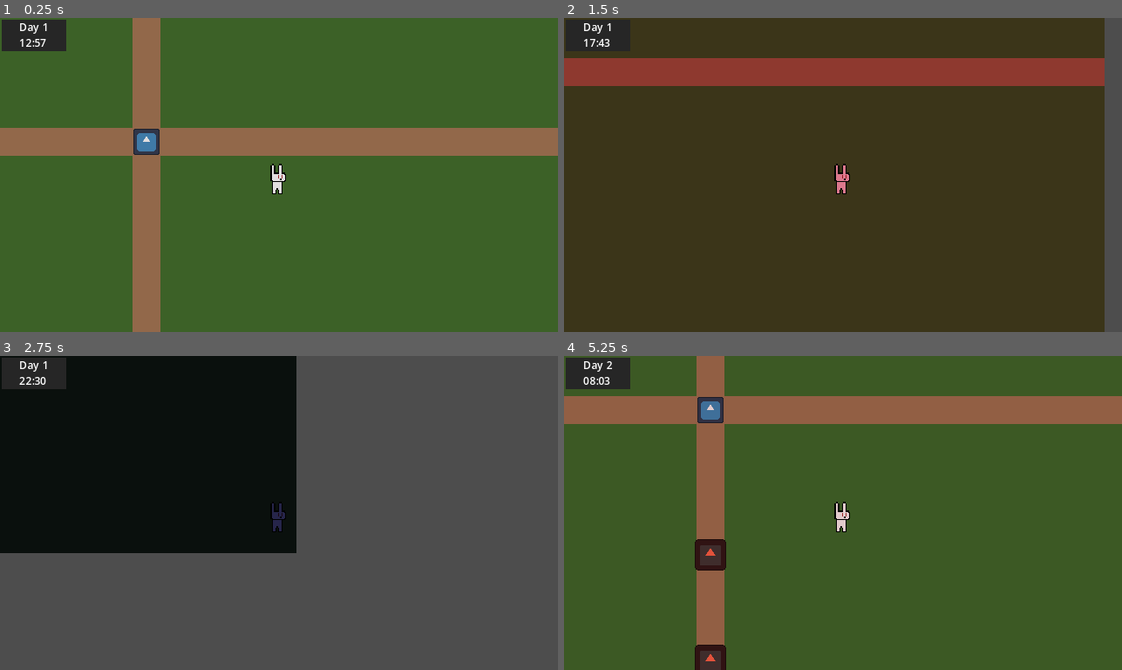
Above: before the commit, frames 1-4 (two rows, left to right).
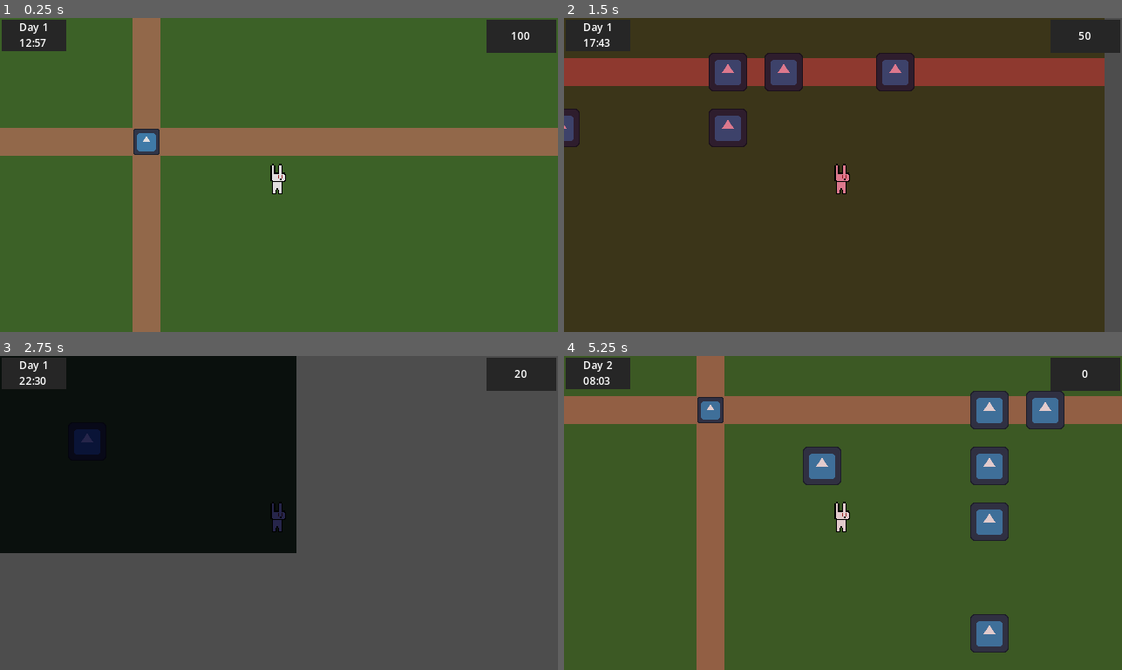
Above: after the commit, the same moments.

Repository: hschuelter/beginners-jam-summer-2024
Game: Godot game, scene res://scenes/world.tscn
Two runs of this game, one before a commit and one after it. Both use one fixed random seed, a clock stepped at 60 frames per second and the inputs below. The engine's default icon, where the game draws it, is replaced by a stand-in: a white triangle on a blue panel in a dark square.
Inputs (mouse positions are in pixels of both pictures, inside the frame that each line leads up to):
- Up to frame 1 (0.25 s): no input
- Up to frame 2 (1.5 s): tap Enter (ui_accept) at 0.5, 0.6, 0.77, 1.07, 1.35 s; move the mouse to (965, 159) at 0.52 s; hold Right (ui_right) 0.53-1.28 s; move the mouse to (731, 190) at 1.27 s; hold Down (ui_down) from 1.28 s (still down)
- Up to frame 3 (2.75 s): tap Enter (ui_accept) at 1.52, 1.82, 2.1 s; move the mouse to (334, 443) at 2.02 s; release Down (ui_down) at 2.03 s; hold Right (ui_right) from 2.03 s (still down)
- Up to frame 4 (5.25 s): move the mouse to (815, 575) at 2.77 s; release Right (ui_right) at 2.78 s; hold Up (ui_up) 2.78-3.53 s; tap Enter (ui_accept) at 2.85, 3.02, 3.32, 3.6, 3.77, 4.07, 4.35, 4.52, 4.82, 5.1 s; move the mouse to (1010, 560) at 3.52 s; hold Left (ui_left) 3.53-5.03 s; move the mouse to (675, 465) at 4.27 s; move the mouse to (870, 513) at 5.02 s; hold Down (ui_down) from 5.03 s (still down)

The runs differ from the first frame. In frame 1, 1.3% of the frame differs, in the area x 87-100%, y 0-12%; in frame 2, 2.9%; in frame 3, 1.7%; in frame 4, 7.3%, in the area x 23-100%, y 0-100%.

Commit message:
added towers, bullets, damage, health

Diff:
--- a/project.godot
+++ b/project.godot
@@ -19,6 +19,7 @@
 
 BeehaveGlobalMetrics="*res://addons/beehave/metrics/beehave_global_metrics.gd"
 BeehaveGlobalDebugger="*res://addons/beehave/debug/global_debugger.gd"
+DamageNumbers="*res://scripts/singletons/damage_numbers.gd"
 
 [display]
 
--- /dev/null
+++ b/scenes/bullet.tscn
@@ -0,0 +1,18 @@
+[gd_scene load_steps=4 format=3 uid="uid://b7nhg6os42of0"]
+
+[ext_resource type="Texture2D" uid="uid://dkddkwwjwo7y4" path="res://icon.svg" id="1_0ekx2"]
+[ext_resource type="Script" path="res://scripts/bullet.gd" id="1_sr3le"]
+
+[sub_resource type="CircleShape2D" id="CircleShape2D_t674w"]
+radius = 4.0
+
+[node name="Bullet" type="Area2D" groups=["bullet"]]
+script = ExtResource("1_sr3le")
+
+[node name="Sprite2D" type="Sprite2D" parent="."]
+modulate = Color(0, 0, 0, 1)
+scale = Vector2(0.046875, 0.046875)
+texture = ExtResource("1_0ekx2")
+
+[node name="CollisionShape2D" type="CollisionShape2D" parent="."]
+shape = SubResource("CircleShape2D_t674w")
--- a/scenes/enemies/enemy.tscn
+++ b/scenes/enemies/enemy.tscn
@@ -1,12 +1,14 @@
-[gd_scene load_steps=4 format=3 uid="uid://b4mcce87xr4du"]
+[gd_scene load_steps=5 format=3 uid="uid://b4mcce87xr4du"]
 
 [ext_resource type="Script" path="res://scripts/enemies/enemy.gd" id="1_5wk46"]
 [ext_resource type="Texture2D" uid="uid://dlvkgbjhldyc0" path="res://art/enemy/icon-enemy.svg" id="1_b77sw"]
+[ext_resource type="Script" path="res://scripts/components/health_component.gd" id="3_w71qq"]
 
 [sub_resource type="RectangleShape2D" id="RectangleShape2D_ccpw8"]
 size = Vector2(18, 18)
 
-[node name="Enemy" type="Area2D"]
+[node name="Enemy" type="Area2D" groups=["enemy"]]
+disable_mode = 2
 script = ExtResource("1_5wk46")
 
 [node name="Sprite2D" type="Sprite2D" parent="."]
@@ -16,3 +18,11 @@
 
 [node name="CollisionShape2D" type="CollisionShape2D" parent="."]
 shape = SubResource("RectangleShape2D_ccpw8")
+
+[node name="HealthComponent" type="Node2D" parent="."]
+script = ExtResource("3_w71qq")
+
+[node name="DamageNumberOrigin" type="Node2D" parent="."]
+position = Vector2(0, -15)
+
+[connection signal="area_entered" from="." to="." method="_on_area_entered"]
--- /dev/null
+++ b/scenes/towers/tower.tscn
@@ -0,0 +1,25 @@
+[gd_scene load_steps=4 format=3 uid="uid://dgjqgejarymyf"]
+
+[ext_resource type="Script" path="res://scripts/towers/tower.gd" id="1_2s5pq"]
+[ext_resource type="Texture2D" uid="uid://dkddkwwjwo7y4" path="res://icon.svg" id="2_3740t"]
+
+[sub_resource type="CircleShape2D" id="CircleShape2D_pwxuf"]
+radius = 40.0
+
+[node name="Tower" type="Node2D"]
+script = ExtResource("1_2s5pq")
+
+[node name="Sprite2D" type="Sprite2D" parent="."]
+scale = Vector2(0.171875, 0.171875)
+texture = ExtResource("2_3740t")
+
+[node name="Range" type="Area2D" parent="."]
+
+[node name="CollisionShape2D" type="CollisionShape2D" parent="Range"]
+shape = SubResource("CircleShape2D_pwxuf")
+
+[node name="ShootTimer" type="Timer" parent="."]
+
+[connection signal="area_entered" from="Range" to="." method="_on_range_area_entered"]
+[connection signal="area_exited" from="Range" to="." method="_on_range_area_exited"]
+[connection signal="timeout" from="ShootTimer" to="." method="_on_shoot_timer_timeout"]
--- a/scenes/world.tscn
+++ b/scenes/world.tscn
@@ -5,14 +5,10 @@
 [ext_resource type="Script" path="res://scripts/day_night_cycle.gd" id="1_jqcbh"]
 [ext_resource type="PackedScene" uid="uid://dc7e8d6t11xfm" path="res://scenes/player.tscn" id="1_yfxmw"]
 [ext_resource type="Script" path="res://scripts/canvas_layer.gd" id="2_wl4mv"]
+[ext_resource type="LabelSettings" uid="uid://cmklqdckfbc4w" path="res://ui/fonts/default_label.tres" id="3_7ewr0"]
 [ext_resource type="PackedScene" uid="uid://bt3i30irs2f48" path="res://scenes/enemies/wave_spawner.tscn" id="3_dev7s"]
 [ext_resource type="Texture2D" uid="uid://dkddkwwjwo7y4" path="res://icon.svg" id="4_gdlpp"]
-
-[sub_resource type="LabelSettings" id="LabelSettings_yp4b7"]
-font_size = 6
-
-[sub_resource type="LabelSettings" id="LabelSettings_pfyej"]
-font_size = 6
+[ext_resource type="PackedScene" uid="uid://dgjqgejarymyf" path="res://scenes/towers/tower.tscn" id="8_xv8j2"]
 
 [sub_resource type="Gradient" id="Gradient_eww4w"]
 offsets = PackedFloat32Array(0, 0.173737, 0.355556, 0.480808, 0.573737, 0.6875, 1)
@@ -38,12 +34,11 @@
 script = ExtResource("1_4dssi")
 
 [node name="CanvasLayer" type="CanvasLayer" parent="."]
-visible = false
 script = ExtResource("2_wl4mv")
 
 [node name="DayNightCycleUI" type="Node2D" parent="CanvasLayer"]
 
-[node name="ColorRect" type="ColorRect" parent="CanvasLayer/DayNightCycleUI"]
+[node name="BG" type="ColorRect" parent="CanvasLayer/DayNightCycleUI"]
 offset_left = 1.0
 offset_top = 1.0
 offset_right = 38.0
@@ -56,7 +51,7 @@
 offset_right = 38.0
 offset_bottom = 10.0
 text = "Day 0"
-label_settings = SubResource("LabelSettings_yp4b7")
+label_settings = ExtResource("3_7ewr0")
 horizontal_alignment = 1
 vertical_alignment = 1
 
@@ -66,7 +61,27 @@
 offset_right = 38.0
 offset_bottom = 19.0
 text = "00:00 am"
-label_settings = SubResource("LabelSettings_pfyej")
+label_settings = ExtResource("3_7ewr0")
+horizontal_alignment = 1
+vertical_alignment = 1
+
+[node name="ResourcesUI" type="Node2D" parent="CanvasLayer"]
+
+[node name="ColorRect" type="ColorRect" parent="CanvasLayer/ResourcesUI"]
+offset_left = 279.0
+offset_top = 1.0
+offset_right = 319.0
+offset_bottom = 20.0
+color = Color(0.14902, 0.14902, 0.14902, 1)
+
+[node name="ResourcesLabel" type="Label" parent="CanvasLayer/ResourcesUI"]
+offset_left = 279.0
+offset_top = 1.0
+offset_right = 319.0
+offset_bottom = 20.0
+text = "100
+"
+label_settings = ExtResource("3_7ewr0")
 horizontal_alignment = 1
 vertical_alignment = 1
 
@@ -90,3 +105,7 @@
 [node name="WorldCenter" type="Sprite2D" parent="."]
 scale = Vector2(0.12, 0.12)
 texture = ExtResource("4_gdlpp")
+
+[node name="Tower" parent="." instance=ExtResource("8_xv8j2")]
+position = Vector2(-254, 45)
+tower_range = 80.0
--- /dev/null
+++ b/scripts/bullet.gd
@@ -0,0 +1,21 @@
+extends Area2D
+class_name Bullet
+
+const SPEED: float = 300
+
+var target: Enemy
+var target_position
+var damage: float = 3
+
+
+func _process(delta):
+	if target != null:
+		target_position = target.global_position
+		var direction = target_position - self.global_position
+
+		move(direction.normalized(), delta)
+	else:
+		queue_free()
+
+func move(direction: Vector2, delta: float) -> void:
+	self.global_position += direction * SPEED * delta
--- a/scripts/canvas_layer.gd
+++ b/scripts/canvas_layer.gd
@@ -2,10 +2,12 @@
 
 @onready var day_label = $DayNightCycleUI/DayLabel
 @onready var time_label = $DayNightCycleUI/TimeLabel
+@onready var resources_label = $ResourcesUI/ResourcesLabel
 
 
 func set_daytime(day: int, hour: int, minutes: int):
 	day_label.text = "Day %d" % [day + 1]
 	time_label.text = "%02d:%02d" % [hour, minutes]
 
-	pass
+func set_resources(gears: int) -> void:
+	resources_label.text = "%d" % [gears]
--- /dev/null
+++ b/scripts/components/health_component.gd
@@ -0,0 +1,28 @@
+class_name HealthComponent
+extends Node2D
+
+signal die
+
+var max_health: float : get = _get_max_health, set = _set_max_health
+var current_health: float : get = _get_current_health, set = _set_current_health
+
+func damage(dmg: float) -> void:
+	current_health -= dmg
+
+# Setters and Getters =======================
+func _get_max_health() -> float:
+	return max_health
+
+func _set_max_health(value: float) -> void:
+	if (max_health < value):
+		var increase = value - max_health
+		max_health = value
+		current_health += increase
+
+func _get_current_health() -> float:
+	return current_health
+
+func _set_current_health(value: float) -> void:
+		current_health = clampf(value, 0.0, max_health)
+		if current_health <= 0:
+			die.emit()
--- a/scripts/enemies/enemy.gd
+++ b/scripts/enemies/enemy.gd
@@ -1,23 +1,37 @@
 extends Area2D
 class_name Enemy
 
+@onready var health_component = $HealthComponent
+@onready var damage_number_origin = $DamageNumberOrigin
 
 @export var player: Player
+@export var max_health: float = 30
 
 var target = Vector2.ZERO
 const SPEED = 30.0
 
 func _ready():
-	pass
+	health_component.max_health = max_health
+	health_component.current_health = max_health
+	health_component.die.connect(die)
 
 func _process(delta):
 	var direction = target - self.global_position
 
 	move(direction.normalized(), delta)
 
-	#
 	if(self.global_position.distance_to(target) < 5):
 		queue_free()
 
 func move(direction: Vector2, delta: float) -> void:
 	self.global_position += direction * SPEED * delta
+
+func die():
+	queue_free()
+
+func _on_area_entered(area):
+	if area.is_in_group("bullet"):
+		var damage = area.damage
+		health_component.damage(area.damage)
+		DamageNumbers.display_number(damage, damage_number_origin.global_position)
+		area.queue_free()
--- a/scripts/enemies/wave_spawner.gd
+++ b/scripts/enemies/wave_spawner.gd
@@ -2,15 +2,15 @@
 
 @onready var world = $".."
 @onready var spawn_timer = $SpawnTimer
+@onready var enemy_scene: Resource = preload("res://scenes/enemies/enemy.tscn")
 
 @export var player: Player
-@export var enemy_scene: Resource = preload("res://scenes/enemies/enemy.tscn")
 
 var rng = RandomNumberGenerator.new()
 var spawn_points = [
-	Vector2(    0, -180), # North
-	Vector2(    0,  180), # South
-	Vector2(  360,    0), # East
+	#Vector2(    0, -180), # North
+	#Vector2(    0,  180), # South
+	#Vector2(  360,    0), # East
 	Vector2( -360,    0)  # West
 ]
 
@@ -29,15 +29,14 @@
 	var num = rng.randi_range(0, spawn_points.size() - 1)
 	return spawn_points[num]
 
-func spawn_enemy(position: Vector2) -> void:
+func spawn_enemy(_position: Vector2) -> void:
 	var spawned_enemy: Enemy = enemy_scene.instantiate()
 
 	spawned_enemy.player = player
-	spawned_enemy.name = "Enemy"
+	#spawned_enemy.name = "Enemy"
 	world.add_child(spawned_enemy)
-	spawned_enemy.global_position = position
+	spawned_enemy.global_position = _position
 	spawn_timer.start()
-	print("spawnei")
 
 func _on_spawn_timer_timeout() -> void:
 	#var position: Vector2 = get_random_spawn_point()
--- a/scripts/player.gd
+++ b/scripts/player.gd
@@ -2,14 +2,23 @@
 class_name Player
 
 const SPEED = 200.0
+const TILE_SIZE = 32
+
+signal update_resources(gears: int)
+
+@onready var world = $".."
+@onready var tower_scene: Resource = preload("res://scenes/towers/tower.tscn")
+
+var gears: int = 100
+var tower_cost: int = 10
 
 func _physics_process(delta):
 	var input_vector = get_input_vector()
 
 	handle_movement(input_vector, delta)
 
-	if(Input.is_action_just_pressed("ui_accept")):
-		print(self.global_position)
+	if(Input.is_action_just_pressed("ui_accept")) and gears >= tower_cost:
+		spawn_tower()
 
 func get_input_vector() -> Vector2:
 	var input_vector = Vector2.ZERO
@@ -23,5 +32,15 @@
 	else:
 		velocity = velocity.move_toward(Vector2.ZERO, SPEED)
 
+	move_and_slide()
 
-	move_and_slide()
+func spawn_tower() -> void:
+	var tower = tower_scene.instantiate()
+	var mouse_position = (get_global_mouse_position() + Vector2(TILE_SIZE/2, TILE_SIZE/2)) / TILE_SIZE
+
+	world.add_child(tower)
+	tower.global_position = Vector2(mouse_position.floor() * TILE_SIZE)
+	tower.name = "Tower"
+
+	gears -= tower_cost
+	update_resources.emit(gears)
--- /dev/null
+++ b/scripts/singletons/damage_numbers.gd
@@ -0,0 +1,40 @@
+extends Node
+
+func display_number(value: int, position: Vector2, is_critical: bool = false):
+	var number = Label.new()
+	number.global_position = position
+	number.text = str(value)
+	number.z_index = 5
+	number.label_settings = LabelSettings.new()
+
+	var color = '#FFF'
+	if is_critical:
+		color = '#B22'
+	if value == 0:
+		color = '#FFF8'
+
+	number.label_settings.font_color = color
+	number.label_settings.font_size = 8
+	number.label_settings.outline_color = '#000'
+	number.label_settings.outline_size = 1
+
+	call_deferred("add_child", number)
+
+
+	await number.resized
+	number.pivot_offset = Vector2(number.size/2)
+
+	var tween = get_tree().create_tween()
+	tween.set_parallel(true)
+	tween.tween_property(
+		number, "position:y", number.position.y - 24, 0.25
+	).set_ease(Tween.EASE_OUT)
+	tween.tween_property(
+		number, "position:y", number.position.y, 0.5
+	).set_ease(Tween.EASE_IN).set_delay(0.25)
+	tween.tween_property(
+		number, "scale", Vector2.ZERO, 0.25
+	).set_ease(Tween.EASE_IN).set_delay(0.5)
+
+	await tween.finished
+	number.queue_free()
--- /dev/null
+++ b/scripts/towers/tower.gd
@@ -0,0 +1,76 @@
+extends Node2D
+class_name Tower
+
+@export var tower_range: float = 60
+@export var tower_damage: float = 2
+
+@onready var world = $".."
+@onready var collision_shape_2d = $Range/CollisionShape2D
+@onready var bullet_scene: Resource = preload("res://scenes/bullet.tscn")
+
+@onready var shoot_timer = $ShootTimer
+var can_shoot: bool = false
+
+var target: Enemy
+var enemy_queue: Array[Enemy]
+
+func _ready():
+	shoot_timer.start()
+	collision_shape_2d.shape.radius = tower_range
+	enemy_queue = []
+	target = null
+
+func _process(delta):
+	if target != null and abs(self.global_position.distance_to(target.global_position)) > (tower_range + 15):
+		target = null
+
+	if target == null:
+		target = _get_enemy()
+
+	if target != null and can_shoot:
+		shoot()
+
+func _get_enemy() -> Enemy:
+	var enemy: Enemy = null
+
+	if enemy_queue.is_empty():
+		return null
+
+	while not enemy and not enemy_queue.is_empty():
+		if enemy_queue.is_empty():
+			return null
+
+		enemy = enemy_queue.pop_front()
+
+		if enemy != null and abs(self.global_position.distance_to(enemy.global_position)) > (tower_range + 15):
+			enemy = null
+			continue
+
+	return enemy
+
+func shoot() -> void:
+	#print("Current target " + target.name)
+	var bullet = bullet_scene.instantiate()
+
+	world.add_child(bullet)
+	bullet.global_position = self.global_position
+	bullet.target = target
+	bullet.damage = tower_damage
+	bullet.name = "Bullet"
+	shoot_timer.start()
+	can_shoot = false
+
+func _on_range_area_entered(enemy):
+	if enemy.is_in_group("enemy"):
+		enemy_queue.push_back(enemy)
+		#print(enemy.name + " has entered")
+
+
+func _on_range_area_exited(enemy):
+	if enemy.is_in_group("enemy"):
+		enemy_queue.erase(enemy)
+		#print(enemy.name + " has exited")
+
+
+func _on_shoot_timer_timeout():
+	can_shoot = true
--- a/scripts/world.gd
+++ b/scripts/world.gd
@@ -2,13 +2,14 @@
 
 @onready var canvas_layer = $CanvasLayer
 @onready var canvas_modulate = $CanvasModulate
+@onready var player = $Player
 
 # Called when the node enters the scene tree for the first time.
 func _ready():
 	canvas_layer.visible = true
 	canvas_modulate.time_tick.connect(canvas_layer.set_daytime)
+	player.update_resources.connect(canvas_layer.set_resources)
 	pass # Replace with function body.
-
 
 # Called every frame. 'delta' is the elapsed time since the previous frame.
 func _process(delta):
--- /dev/null
+++ b/ui/fonts/default_label.tres
@@ -0,0 +1,4 @@
+[gd_resource type="LabelSettings" format=3 uid="uid://cmklqdckfbc4w"]
+
+[resource]
+font_size = 6
Not shown, added: scenes/bulB3DE.tmp
Not shown, added: scenes/bulCE3B.tmp
